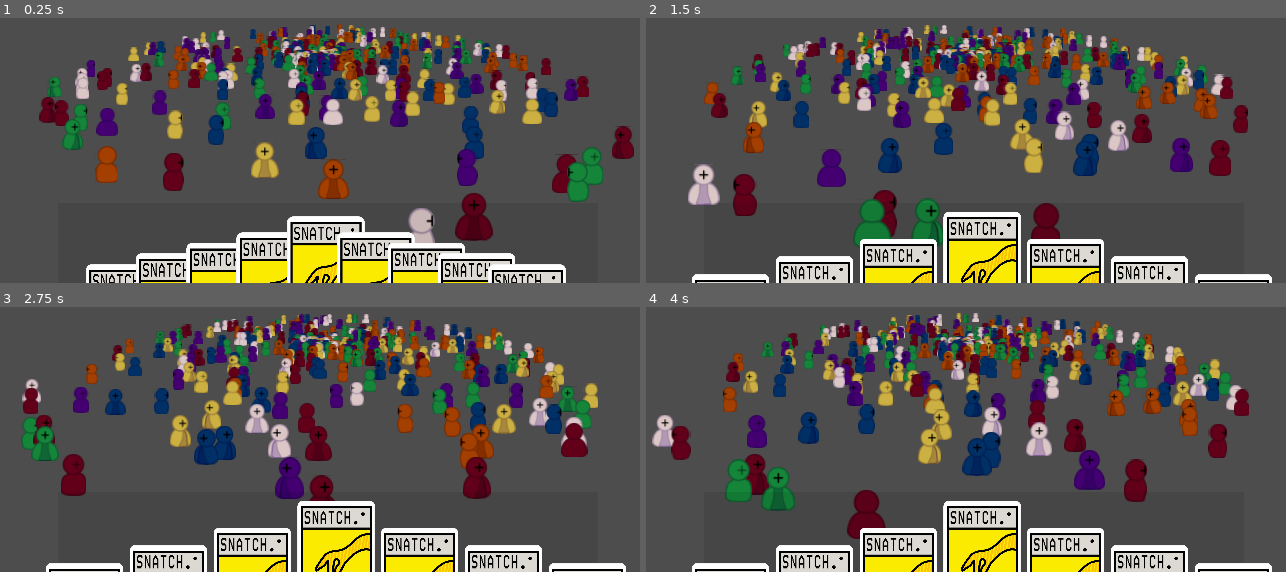
Above: before the commit, frames 1-4 (two rows, left to right).
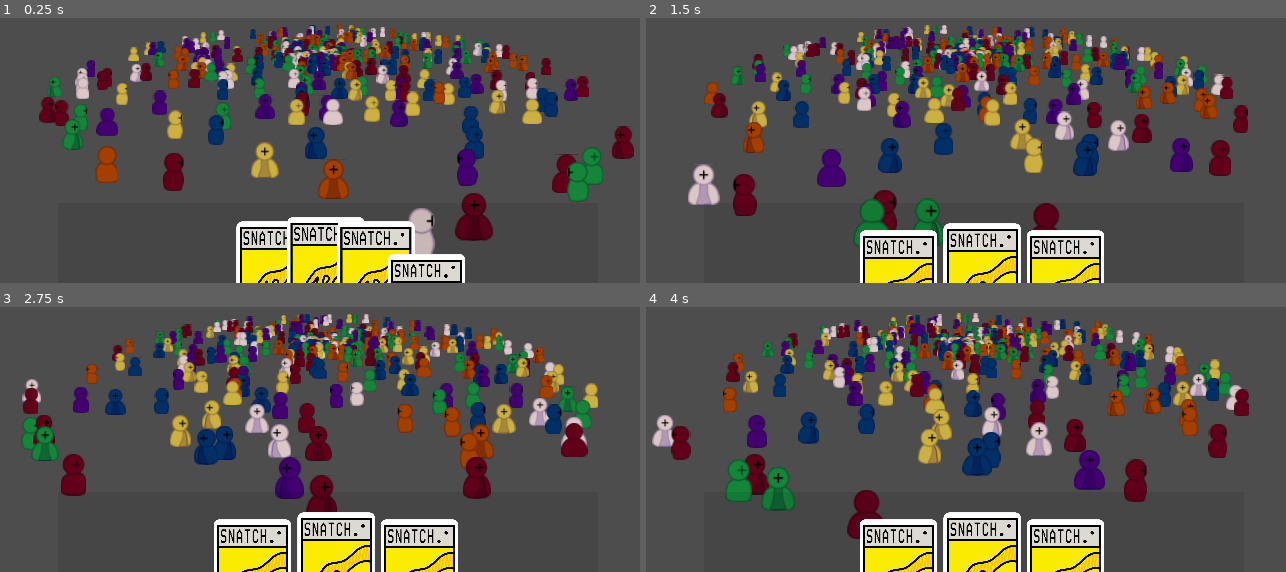
Above: after the commit, the same moments.

Repository: Kaplin86/CULTS
Game: Godot game, scene res://main.tscn
The game is run twice, just before and just after one commit, with the same random seed, the same clock (stepped at 60 frames per second) and the same inputs.
Inputs (mouse positions are in pixels of both pictures, inside the frame that each line leads up to):
- Up to frame 1 (0.25 s): no input
- Up to frame 2 (1.5 s): tap Enter at 0.5 s; move the mouse to (1145, 36) at 0.52 s; hold Right (ui_right) 0.53-1.28 s; tap Alt at 0.6 s; click (1145, 36) at 0.67 s; move the mouse to (812, 81) at 1.27 s; hold Down from 1.28 s (still down); tap Shift at 1.35 s; click (812, 81) at 1.42 s
- Up to frame 3 (2.75 s): tap Space at 2 s; move the mouse to (outside the picture) at 2.02 s; release Down at 2.03 s; hold Right (ui_right) from 2.03 s (still down); tap Alt at 2.1 s; click (outside the picture) at 2.17 s
- Up to frame 4 (4 s): move the mouse to (927, 436) at 2.77 s; release Right (ui_right) at 2.78 s; hold Up 2.78-3.53 s; tap Shift at 2.85 s; click (927, 436) at 2.92 s; tap Enter at 3.5 s; move the mouse to (1209, 415) at 3.52 s; hold Left (ui_left) from 3.53 s (still down); tap Alt at 3.6 s; click (1209, 415) at 3.67 s

The runs differ from the first frame. In frame 1, 8.0% of the frame differs, in the area x 13-89%, y 74-100%; in frame 2, 8.0%; in frame 3, 8.0%; in frame 4, 8.0%.

Commit message:
Scrollable cards and card data

Diff:
--- /dev/null
+++ b/assets/cardData/cardData.gd
@@ -0,0 +1,9 @@
+extends Resource
+class_name CardData
+
+## A resource that determines the data for cards
+
+@export var card_name : String = "snatch" ## Determines the internal and display name for the card
+@export var text_description : String = "STEAL 1 IVORY FOLLOWER" ## The display description for hover texts
+@export var pipCost : int = 2 ## A integer referring to the pips required
+@export var effects : Array[EffectData] = [] ## An array of [EffectData] objects
--- /dev/null
+++ b/assets/cardData/effectData.gd
@@ -0,0 +1,33 @@
+extends Resource
+class_name EffectData
+
+## A class for deciding what a card does
+
+enum types {
+	## When a effect is set to gain, it gives the target faction a specific follower type.
+	GAIN,
+	## When a effect is set to steal, it removes a specific follower type from the target faction's pool and move it to the user's pool
+	## There needs to be atleast 1 of that specific follower type for this effect to run.
+	STEAL,
+	## When a effect is set to kill, it removes a specific follower type from the target faction's pool.
+	## There needs to be atleast 1 of that specific follower type for this effect to run.
+	KILL}
+
+enum targetFactions {
+	## The card user pool
+	USER,
+	## The civilian pool
+	CIVILIANS,
+	## A random enemy pool
+	RANDOM_ENEMY,
+	## A selected enemy pool
+	SELECTED_ENEMY}
+
+## Determines the type of effect.
+@export var type : types = types.GAIN
+## Determines the target group
+@export var targetGroup : targetFactions = targetFactions.CIVILIANS
+## Determines the target type
+@export var targetType : References.figureTypes = References.figureTypes.ivory
+## Determines the count
+@export var count : int = 1
--- /dev/null
+++ b/assets/cardData/snatch.tres
@@ -0,0 +1,15 @@
+[gd_resource type="Resource" script_class="CardData" load_steps=4 format=3 uid="uid://d7fqll8kf2pn"]
+
+[ext_resource type="Script" uid="uid://qhkavreto84g" path="res://assets/cardData/effectData.gd" id="1_fgl7n"]
+[ext_resource type="Script" uid="uid://gabpvdnuhasd" path="res://assets/cardData/cardData.gd" id="2_mgtx6"]
+
+[sub_resource type="Resource" id="Resource_fgl7n"]
+script = ExtResource("1_fgl7n")
+type = 1
+targetGroup = 3
+metadata/_custom_type_script = "uid://qhkavreto84g"
+
+[resource]
+script = ExtResource("2_mgtx6")
+effects = Array[ExtResource("1_fgl7n")]([SubResource("Resource_fgl7n")])
+metadata/_custom_type_script = "uid://gabpvdnuhasd"
--- a/cameraMovement.gd
+++ b/cameraMovement.gd
@@ -12,10 +12,17 @@
 	global_position.z = cos(rotationProgress) * processingDist
 	look_at(Vector3.ZERO)
 
-	if Input.is_action_pressed("ui_left"):
-		rotationProgress -= delta * cameraMoveSpeed
-	if Input.is_action_pressed("ui_right"):
-		rotationProgress += delta * cameraMoveSpeed
+	var canrotate = true
+
+	if References.uiHandler:
+		if References.uiHandler.viewCards:
+			canrotate = false
+
+	if canrotate:
+		if Input.is_action_pressed("ui_left"):
+			rotationProgress -= delta * cameraMoveSpeed
+		if Input.is_action_pressed("ui_right"):
+			rotationProgress += delta * cameraMoveSpeed
 
 	if References.uiHandler:
 		if References.uiHandler.viewCards:
--- a/main.tscn
+++ b/main.tscn
@@ -52,18 +52,17 @@
 anchor_right = 1.0
 anchor_bottom = 1.0
 offset_left = 308.0
-offset_top = 28.0
+offset_top = 6.0
 offset_right = -397.0
-offset_bottom = -351.0
+offset_bottom = -373.0
 grow_horizontal = 2
 grow_vertical = 2
 script = ExtResource("6_7mycd")
-FocusedNode = NodePath("Card5")
-YSpacing = 24.115
+FocusedNode = NodePath("Card2")
+YSpacing = 33.96
 XSpacing = 120.995
-Wrap = true
-SelectedYOffset = -14.625
-Exponent = 1.03
+SelectedYOffset = 24.43
+Exponent = 1.725
 
 [node name="Card" parent="UIHandler/ViewCards/Container" instance=ExtResource("5_7mycd")]
 layout_mode = 2
@@ -89,8 +88,6 @@
 [node name="Card8" parent="UIHandler/ViewCards/Container" instance=ExtResource("5_7mycd")]
 layout_mode = 2
 
-[node name="Card9" parent="UIHandler/ViewCards/Container" instance=ExtResource("5_7mycd")]
-layout_mode = 2
-
+[connection signal="gui_input" from="UIHandler/ViewCards" to="UIHandler" method="_on_view_cards_gui_input"]
 [connection signal="mouse_entered" from="UIHandler/ViewCards" to="UIHandler" method="_on_view_cards_mouse_entered"]
 [connection signal="mouse_exited" from="UIHandler/ViewCards" to="UIHandler" method="_on_view_cards_mouse_exited"]
--- a/references.gd
+++ b/references.gd
@@ -1,4 +1,7 @@
 extends Node
+
+enum figureTypes {crimson,azure,ivory,amethyst,gold,chartreuse,amber}
+
 
 var cultistVisual : Node3D = preload("res://scenes/cultistVisual.tscn").instantiate()
 var boardHandler : boardHandlerNode
--- a/scripts/BoardHandler.gd
+++ b/scripts/BoardHandler.gd
@@ -1,5 +1,6 @@
 extends Node
 class_name boardHandlerNode
+
 
 var boardFigures := {
 	"crimson":43,
--- a/scripts/cardContainer.gd
+++ b/scripts/cardContainer.gd
@@ -30,16 +30,17 @@
 		var focusedID = get_children().find(FocusedNode)
 		for c in get_children():
 			if c is Control:
-				var target_pos = Vector2(
-					(get_children().find(c) - focusedID) * XSpacing + (size.x / 2),
-					abs(get_children().find(c) - focusedID)**Exponent * YSpacing
-				)
-				if c == FocusedNode:
-					target_pos.y = SelectedYOffset
-				var tween = create_tween()
-				tween.tween_property(c, "position", target_pos, MoveDuration).set_trans(Tween.TRANS_CUBIC).set_ease(Tween.EASE_OUT)
+				if c.visible:
+					var target_pos = Vector2(
+						(get_children().find(c) - focusedID) * XSpacing + (size.x / 2),
+						abs(get_children().find(c) - focusedID)**Exponent * YSpacing
+					)
+					if c == FocusedNode:
+						target_pos.y = SelectedYOffset
+					var tween = create_tween()
+					tween.tween_property(c, "position", target_pos, MoveDuration).set_trans(Tween.TRANS_CUBIC).set_ease(Tween.EASE_OUT)
 
-				c.size = c.get_minimum_size()
+					c.size = c.get_minimum_size()
 
 
 func getCurrentIndex() -> int:
--- a/scripts/card_visual.gd
+++ b/scripts/card_visual.gd
@@ -1,6 +1,6 @@
 extends Control
 @export var hoversize = 1.25
-
+@export var cardData : CardData = null
 
 func _process(delta):
 	if References.uiHandler.hoverCard == self:
--- a/ui_handler.gd
+++ b/ui_handler.gd
@@ -3,6 +3,7 @@
 
 var viewCards = false
 var hoverCard = null
+@onready var cardContainer : SidewaysUContainer = $ViewCards/Container
 
 func _ready() -> void:
 	References.uiHandler = self
@@ -10,6 +11,10 @@
 func _process(_delta):
 	if viewCards:
 		$ViewCards.global_position.y = lerp($ViewCards.global_position.y,424.0,0.1)
+		if Input.is_action_just_pressed("ui_left"):
+			cardContainer.changeToIndex(cardContainer.getCurrentIndex() - 1)
+		if Input.is_action_just_pressed("ui_right"):
+			cardContainer.changeToIndex(cardContainer.getCurrentIndex() + 1)
 	else:
 		$ViewCards.global_position.y = lerp($ViewCards.global_position.y,532.0,0.1)
 
@@ -19,3 +24,15 @@
 
 func _on_view_cards_mouse_exited() -> void:
 	viewCards = false
+
+
+func _on_view_cards_gui_input(event):
+	if event is InputEventMouseButton:
+		if event.pressed == false:
+			if event.button_index in [1,2]:
+				if hoverCard:
+					print("activating")
+			if event.button_index == 4:
+				cardContainer.changeToIndex(cardContainer.getCurrentIndex() + 1)
+			if event.button_index == 5:
+				cardContainer.changeToIndex(cardContainer.getCurrentIndex() - 1)
Not shown, added: assets/cardData/cardData.gd.uid
Not shown, added: assets/cardData/effectData.gd.uid
